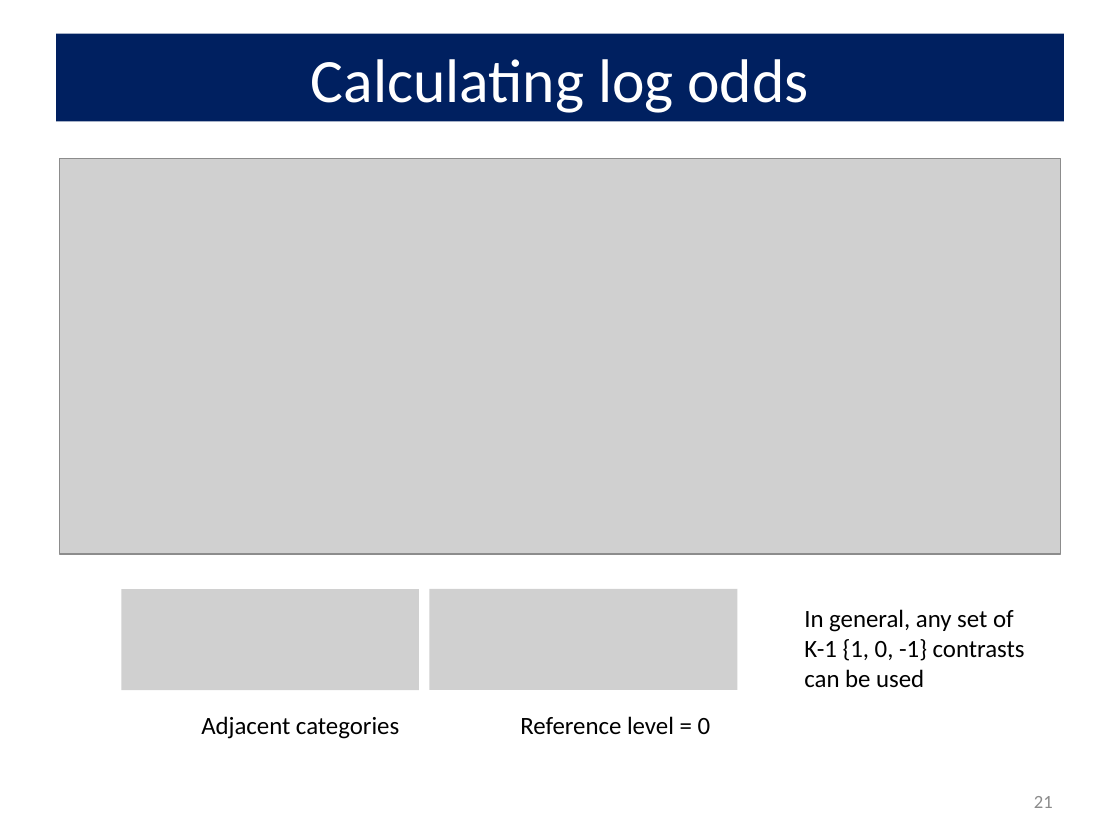
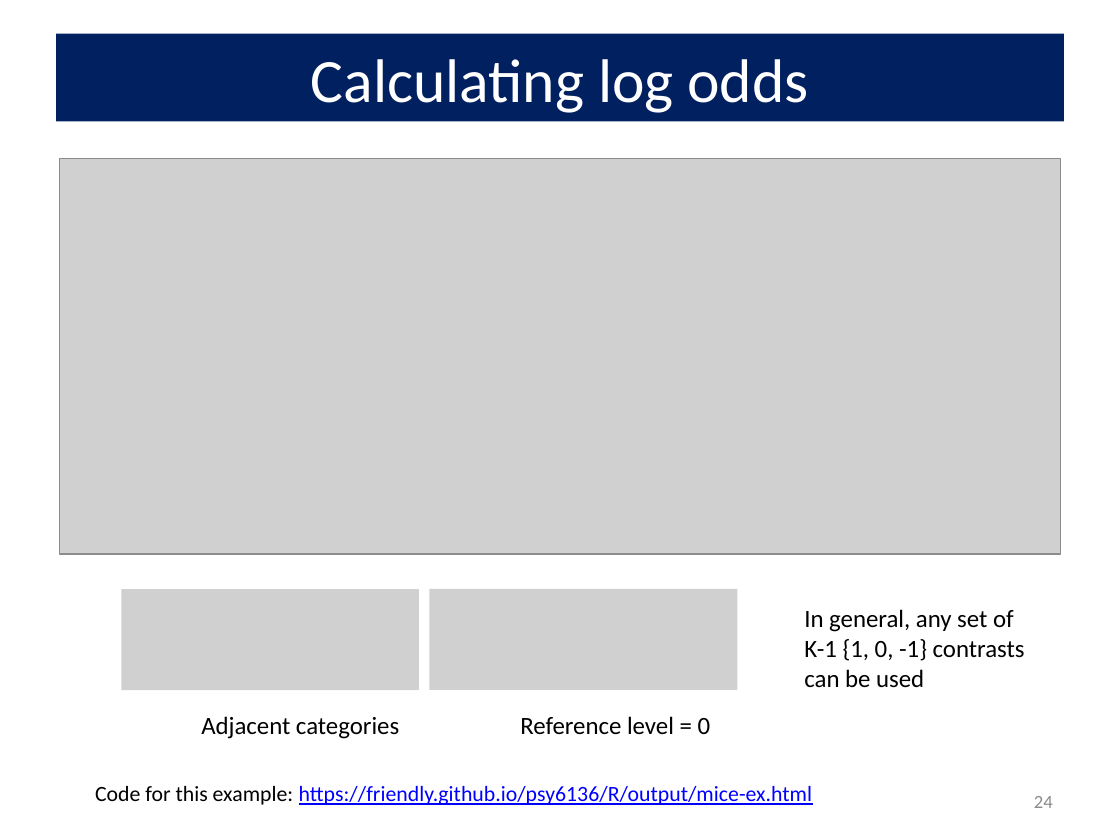
Before and after one commit to friendly/psy6136, a slide deck: slide 24 of lectures/10-Log-Odds.pptx (slide 21 before the commit). Drawn at 1120x840 pixels with LibreOffice and Linux fonts; fonts in the diff are those of the drawing; grey boxes stand for pictures. Boxes give left, top, right and bottom in pixels: in the first picture for what was removed or moved away, otherwise in the second. Text is boxed around its words. In the diff, an @@ line names an element or a change of style, - is before the commit and + after.

```diff
--- a/lectures/10-Log-Odds.pptx
+++ b/lectures/10-Log-Odds.pptx
@@ text added at bbox=[95, 786, 812, 805], 14 pt, text #0000FF, underline @@
+Code for this example: https://friendly.github.io/psy6136/R/output/mice-ex.html
@@ page number at bbox=[1034, 796, 1053, 808]: text changed @@
-21
+24
```
Also in this commit, not shown: 17 other slides changed, 7 slides added, 7 other files.
